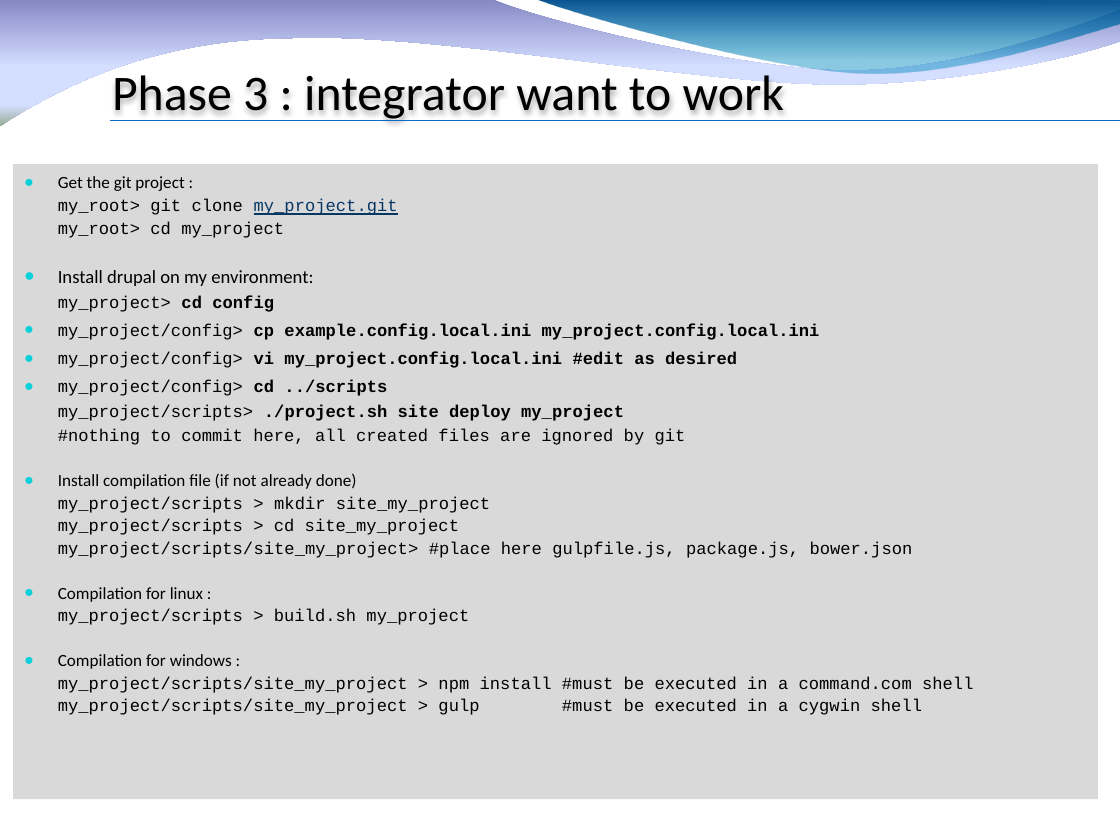
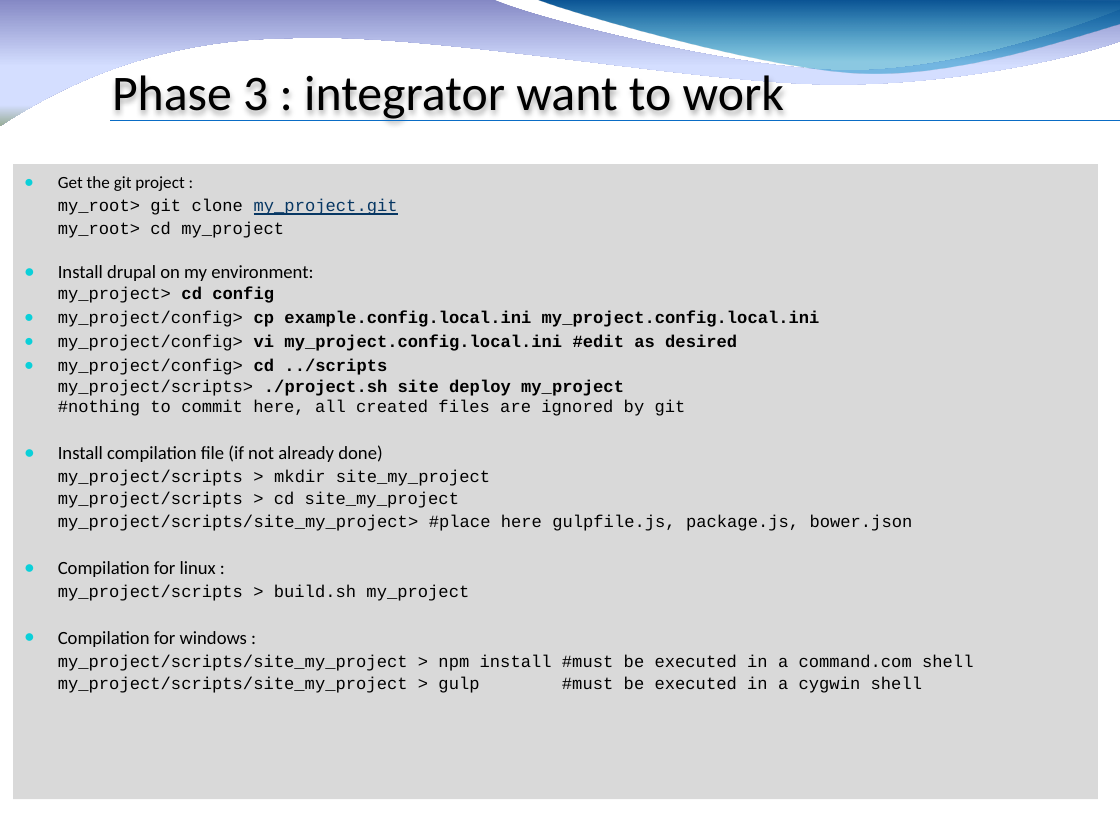
Before and after one commit to fauconv/ctm_drupal7, a slide deck: slide 4 of docs/Drupal 7 CTM factory - workflow.pptx. Drawn at 1120x840 pixels with LibreOffice and Linux fonts; fonts in the diff are those of the drawing; background and template pictures are left out. Boxes give left, top, right and bottom in pixels: in the first picture for what was removed or moved away, otherwise in the second. Text is boxed around its words. In the diff, an @@ line names an element or a change of style, - is before the commit and + after.

```diff
--- a/docs/Drupal 7 CTM factory - workflow.pptx
+++ b/docs/Drupal 7 CTM factory - workflow.pptx
@@ text at [58, 265, 973, 693]: size 11 to 12 pt in "Install compilation file (if not already done)", "Compilation for linux :", "Compilation for windows :"; line spacing 1.2 to 1 @@
```
Also in this commit, not shown: 2 other slides changed, 14 other files.
